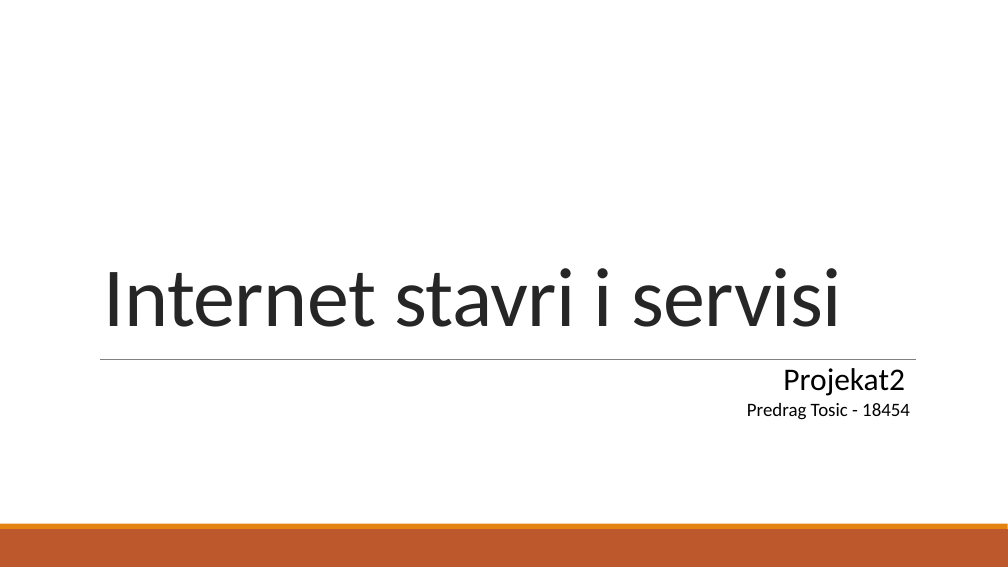
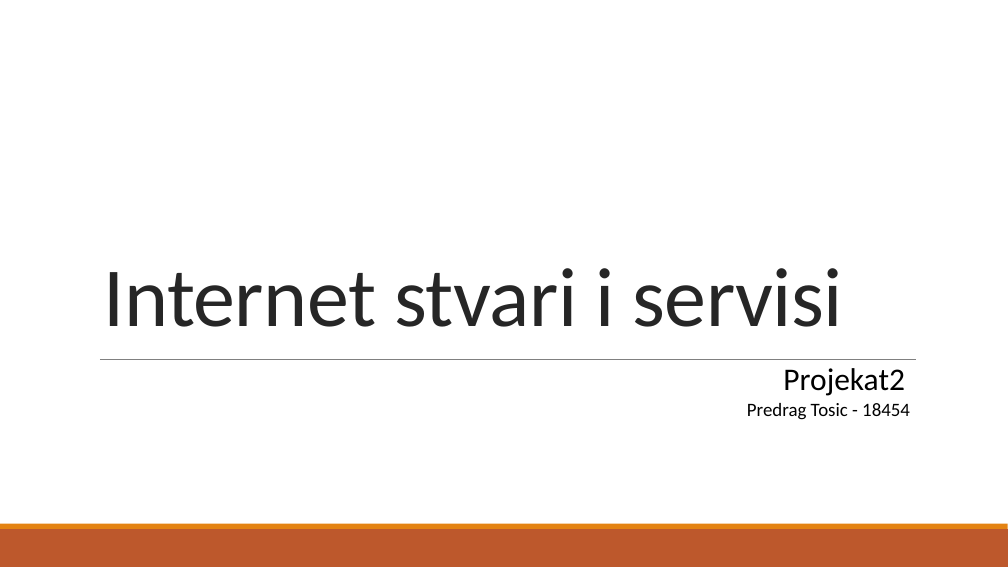
Before and after one commit to predrag01/IoTS---Projekat-2, a slide deck: slide 1 of Internet stavri i servisi.pptx. Drawn at 1008x567 pixels with LibreOffice and Linux fonts; fonts in the diff are those of the drawing. Boxes give left, top, right and bottom in pixels: in the first picture for what was removed or moved away, otherwise in the second. Text is boxed around its words. In the diff, an @@ line names an element or a change of style, - is before the commit and + after.

Commit message:
done

```diff
--- a/Internet stavri i servisi.pptx
+++ b/Internet stavri i servisi.pptx
@@ title at bbox=[104, 268, 843, 327]: text changed @@
-Internet stavri i servisi
+Internet stvari i servisi
```
Also in this commit, not shown: 1 slide removed.
